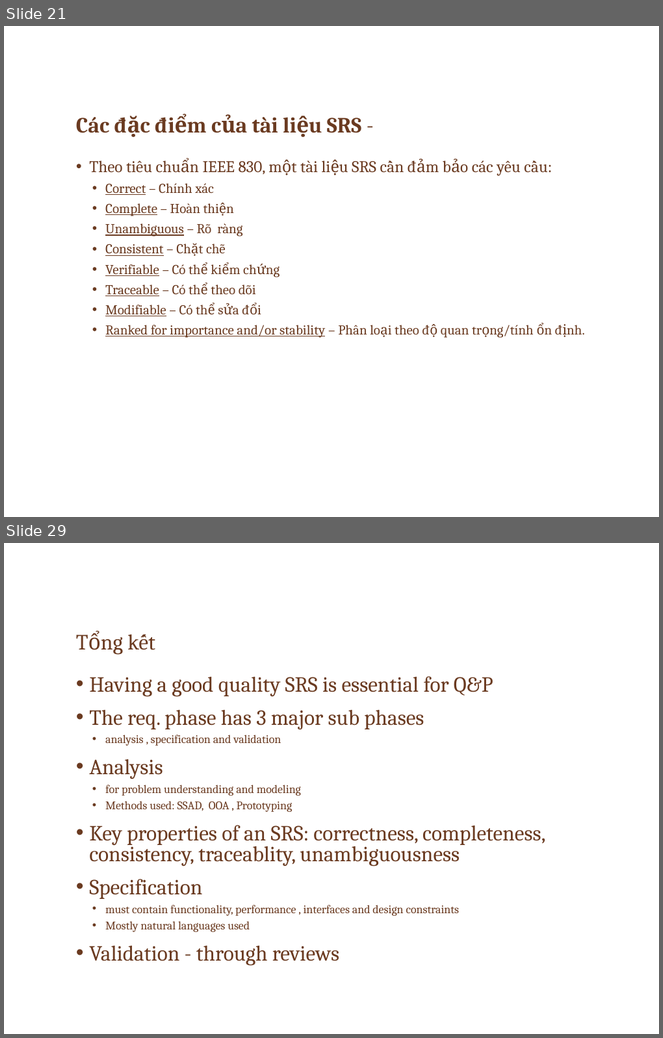
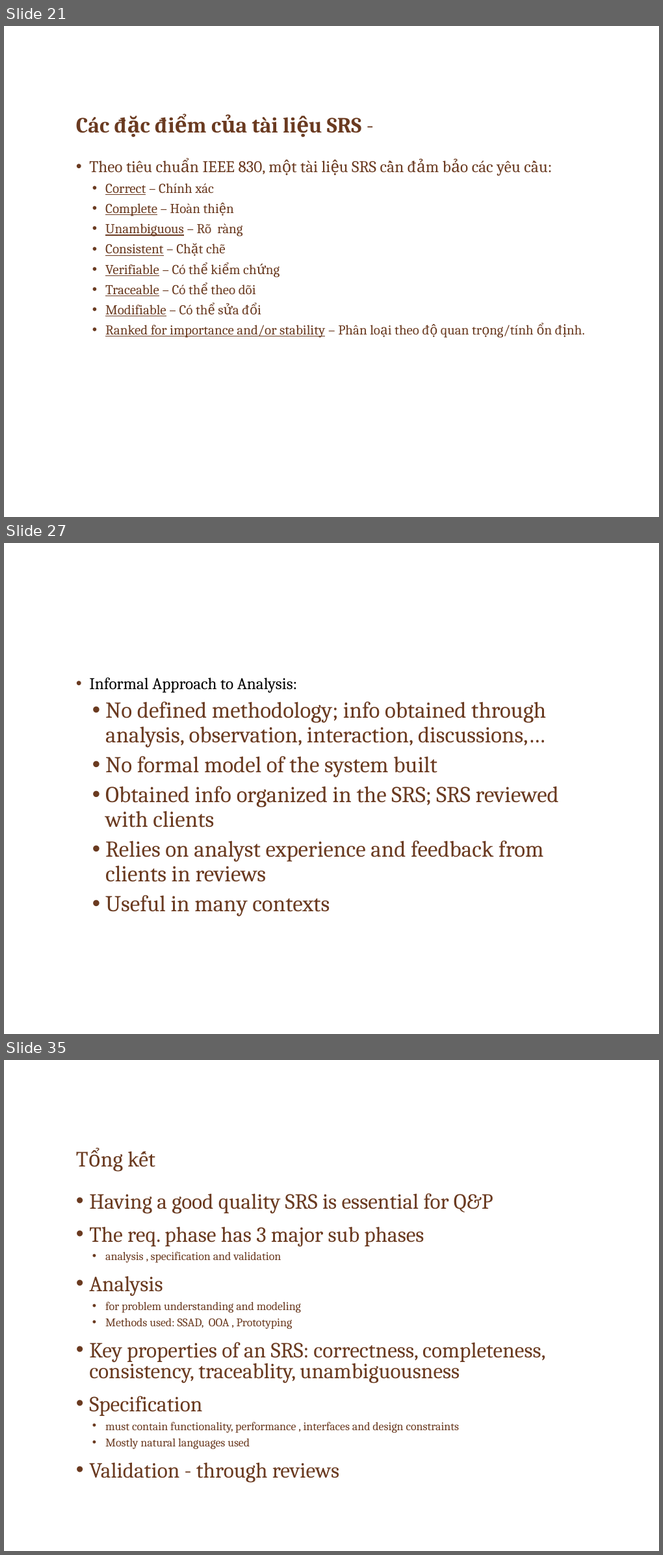
Before and after one commit to ChrisJamison/seminar_cnpm, a slide deck: Seminar/Software Requirement.pptx. Shown one above the other, each under a label of ours: slides 21 and 29 before the commit, slides 21, 27 and 35 after it; the slides between them are not shown. The pictures are 663x1038 and 663x1555 pixels, drawn with LibreOffice and Linux fonts; fonts in the diff are those of the drawing; background and template pictures are left out. Boxes give left, top, right and bottom in pixels: in the first picture for what was removed or moved away, otherwise in the second. Text is boxed around its words. In the diff, an @@ line names an element or a change of style, - is before the commit and + after.

```diff
--- a/Seminar/Software Requirement.pptx
+++ b/Seminar/Software Requirement.pptx
@@ slide 27 added at (4,543,659,1034), background picture (left out) @@
@@ text added at (89,678,559,917), 25 pt, text #6A3A20 @@
+• Informal Approach to Analysis:
+  • No defined methodology; info obtained through analysis, observation, interaction, discussions,…
+  • No formal model of the system built
+  • Obtained info organized in the SRS; SRS reviewed with clients
+  • Relies on analyst experience and feedback from clients in reviews
+  • Useful in many contexts
@@ what was slide 29 is now slide 35 @@
```
Also in this commit, not shown: 5 slides changed, 7 other slides added, 2 slides removed.
